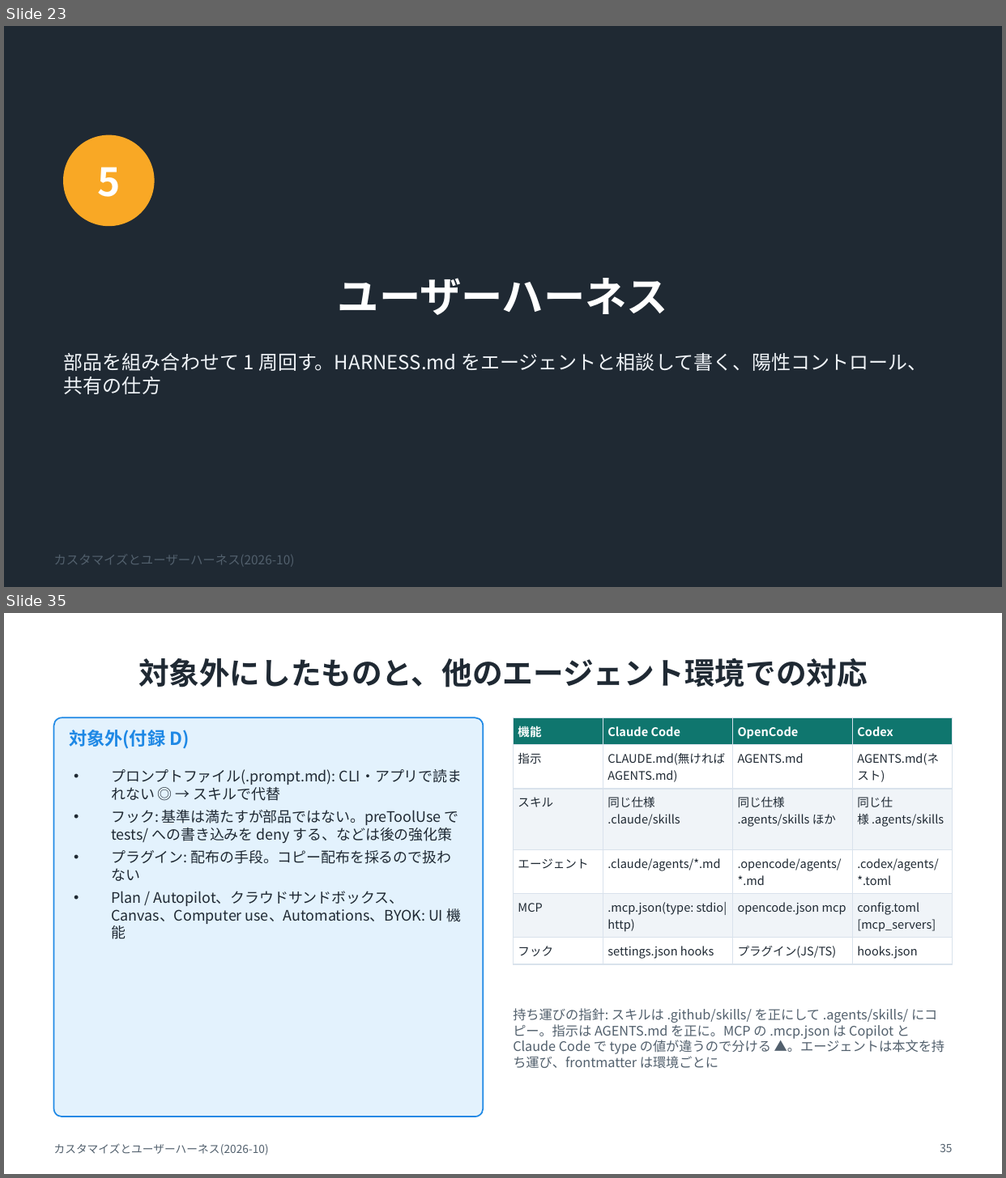
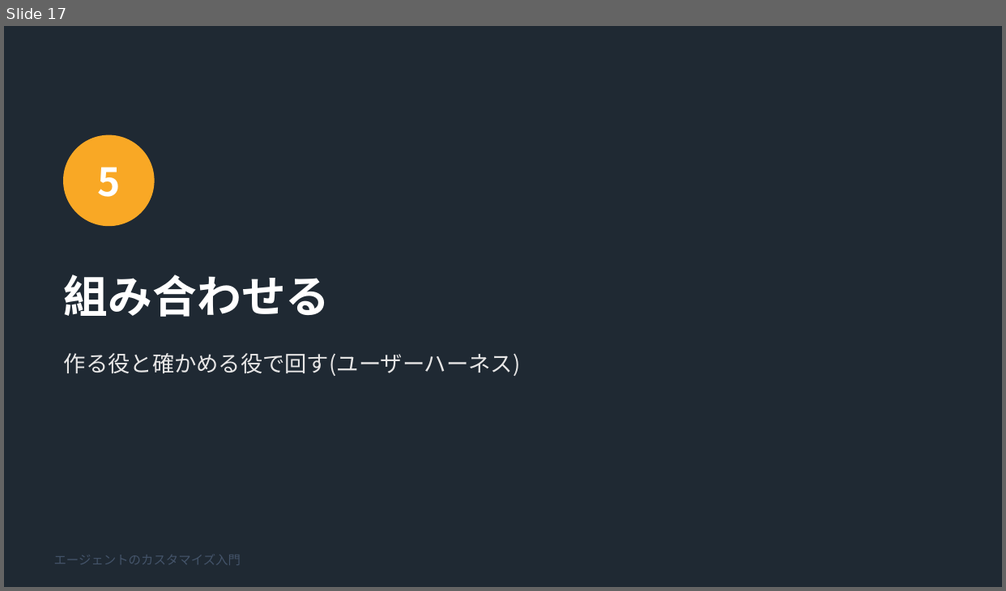
Before and after one commit to noxitro/agent-toolkit, a slide deck: docs/copilot-harness/customize/slides/customize-guide.pptx. Shown one above the other, each under a label of ours: slides 23 and 35 before the commit, slide 17 after it; the slides between them are not shown. The pictures are 1006x1178 and 1006x591 pixels, drawn with LibreOffice and Linux fonts; fonts in the diff are those of the drawing. Boxes give left, top, right and bottom in pixels: in the first picture for what was removed or moved away, otherwise in the second. Text is boxed around its words. In the diff, an @@ line names an element or a change of style, - is before the commit and + after.

```diff
--- a/docs/copilot-harness/customize/slides/customize-guide.pptx
+++ b/docs/copilot-harness/customize/slides/customize-guide.pptx
@@ slide 35 removed at (4,613,1002,1174), background #FFFFFF @@
@@ title removed at (138,658,867,688) @@
-対象外にしたものと、他のエージェント環境での対応
@@ rounded rectangle removed at (54,717,483,1117) @@
@@ text removed at (69,730,189,749) @@
-対象外(付録 D)
@@ table removed at (513,717,952,962), 6 rows, 4 columns @@
-機能 | Claude Code | OpenCode | Codex
-指示 | CLAUDE.md(無ければ AGENTS.md) | AGENTS.md | AGENTS.md(ネスト)
-スキル | 同じ仕様 .claude/skills | 同じ仕様 .agents/skills ほか | 同じ仕様 .agents/skills
-エージェント | .claude/agents/*.md | .opencode/agents/*.md | .codex/agents/*.toml
-MCP | .mcp.json(type: stdio|http) | opencode.json mcp | config.toml [mcp_servers]
-フック | settings.json hooks | プラグイン(JS/TS) | hooks.json
@@ text removed at (111,769,462,939) @@
-• プロンプトファイル(.prompt.md): CLI・アプリで読まれない ◎ → スキルで代替
-• フック: 基準は満たすが部品ではない。preToolUse で tests/ への書き込みを deny する、などは後の強化策
-• プラグイン: 配布の手段。コピー配布を採るので扱わない
-• Plan / Autopilot、クラウドサンドボックス、Canvas、Computer use、Automations、BYOK: UI 機能
@@ text removed at (513,1008,945,1068) @@
-持ち運びの指針: スキルは .github/skills/ を正にして .agents/skills/ にコピー。指示は AGENTS.md を正に。MCP の .mcp.json は Copilot と Claude Code で type の値が違うので分ける ▲。エージェントは本文を持ち運び、frontmatter は環境ごとに
@@ text removed at (54,1144,269,1156) @@
-カスタマイズとユーザーハーネス(2026-10)
@@ page number removed at (940,1144,952,1152) @@
-35
@@ what was slide 23 is now slide 17 @@
@@ slide 17 changed as well @@
@@ title at (64,275,330,317): text changed; size 30 to 32 pt @@
-ユーザーハーネス
+組み合わせる
@@ text at (64,353,521,376): text changed; size 14 to 16 pt; text colour #F0F4F8 to #E7E6E6 @@
-部品を組み合わせて 1 周回す。HARNESS.md をエージェントと相談して書く、陽性コントロール、共有の仕方
+作る役と確かめる役で回す(ユーザーハーネス)
@@ text at (54,555,241,565): text changed; text colour #52606D to #44546A @@
-カスタマイズとユーザーハーネス(2026-10)
+エージェントのカスタマイズ入門
```
Also in this commit, not shown: 4 other slides changed, 16 slides added, 30 other slides removed, 5 other files.
